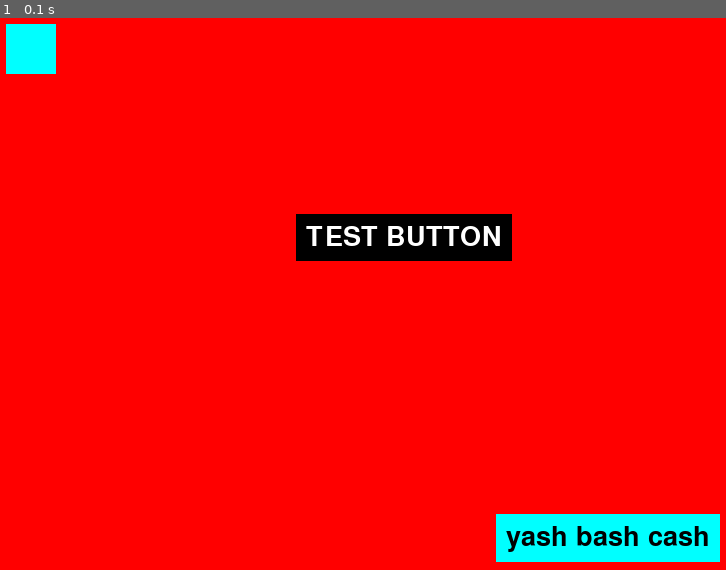
Above: before the commit, frame 1.
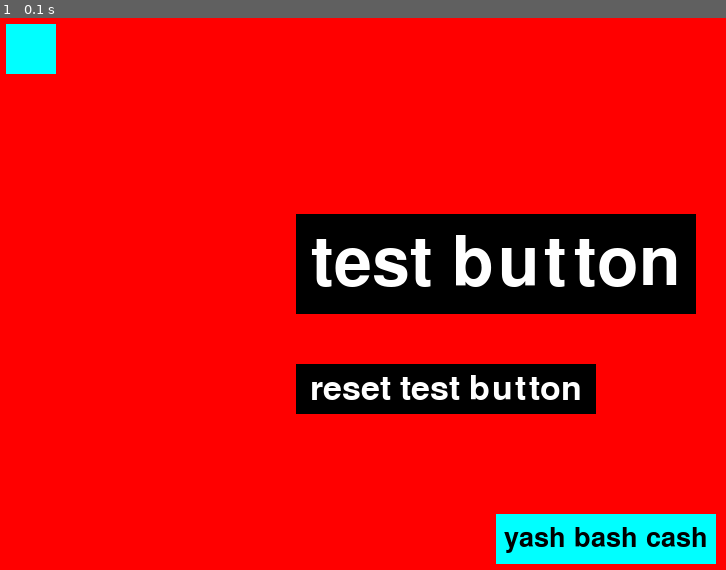
Above: after the commit, the same moment.

Repository: sakethnadiger/A-Level-Group-Project
Game: pygame game, started from pygame_experiment.py
Same seed, same stepped clock (60 frames per second), same inputs: the game is played once before the commit and once after it.
Inputs:
- Up to frame 1 (0.1 s): no input

The runs differ from the first frame. In frame 1, 13% of the frame differs, in the area x 40-100%, y 35-99%.

Commit message:
fixed labels for better customization

Diff:
--- a/pygame_experiment.py
+++ b/pygame_experiment.py
@@ -15,12 +15,13 @@
 BLUE = (0, 255, 255)
 
 # creating an instance of one of the ui elements i have made. a label is a thing that displays text
-yashtext = ui.Label(BLUE, "yash bash cash", 0)
+yashtext = ui.Label(220, 50, BLUE, "yash bash cash", 40, 0)
 
 #just testing the button with a dummy variable
 def foo():
     print("CLICKED")
-test = ui.Button((0, 0, 0), "TEST BUTTON", (255, 255, 255))
+test = ui.Button(400, 100, 0, "test button", 100, (255, 255, 255))
+reset_test = ui.Button(300, 50, 0, "reset test button", 50, (255, 255, 255))
 
 # IN PYGAME YOU ALWAYS USE THIS WHILE LOOP STRUCTURE, THIS IS THE CORE SYSTEM OF PYGAME.
 # it is what allows us to constantly check for things like clicks and button presses each frame.
@@ -41,6 +42,9 @@
     # drawing the label that we defined earlier
     yashtext.draw(screen, 500, 500)
     test.draw(screen, 300, 200)
+    reset_test.draw(screen, 300, 350)
     test.is_clicked(foo)
+    reset_test.is_clicked(test.reset)
+    reset_test.reset()
 
     pygame.display.update()
--- a/ui_elements.py
+++ b/ui_elements.py
@@ -6,31 +6,34 @@
 
 # label has attributes colour, text and text_colour
 class Label():
-    def __init__(self, colour, text, text_colour):
+    def __init__(self, width, height, colour, text, text_size, text_colour):
+        self.width = width
+        self.height = height
         self.colour = colour
         self.text = text
+        self.text_size = text_size
         self.text_colour = text_colour
-        font = pygame.font.SysFont(None, 40)
+        font = pygame.font.SysFont(None, text_size)
         self.img = font.render(self.text, True, self.text_colour)
         # calculations are made to ensure text is centered and the rectangle fits the text box properly
-        self.box = pygame.Surface((self.img.get_width()+20, self.img.get_height()+20))
+        self.box = pygame.Surface((self.width, self.height))
         self.box.fill(pygame.Color(colour))
 
     # method that draws the label to the screen. take parameters: screen to be drawn on, position x, position y
     def draw(self, surface, x, y):
         surface.blit(self.box, (x, y))
-        surface.blit(self.img, (x + 10, y + 10))
+        surface.blit(self.img, (x + (self.width//2) - self.img.get_width()//2, y + (self.height//2) - self.img.get_height()//2))
 
 #Inherited buton from label.
 class Button(Label):
-    def __init__(self, colour, text, text_colour):
-        super().__init__(colour, text, text_colour)
+    def __init__(self, width, height, colour, text, text_size, text_colour):
+        super().__init__(width, height, colour, text, text_size, text_colour)
         self.pressed = False
 
     # self.hitbox is a rect that contains the clickable area.
     def draw(self, surface, x, y):
         surface.blit(self.box, (x, y))
-        surface.blit(self.img, (x + 10, y + 10))
+        surface.blit(self.img, (x + (self.width//2) - self.img.get_width()//2, y + (self.height//2) - self.img.get_height()//2))
         self.hitbox = self.box.get_rect()
         self.hitbox.x, self.hitbox.y = x, y
 
